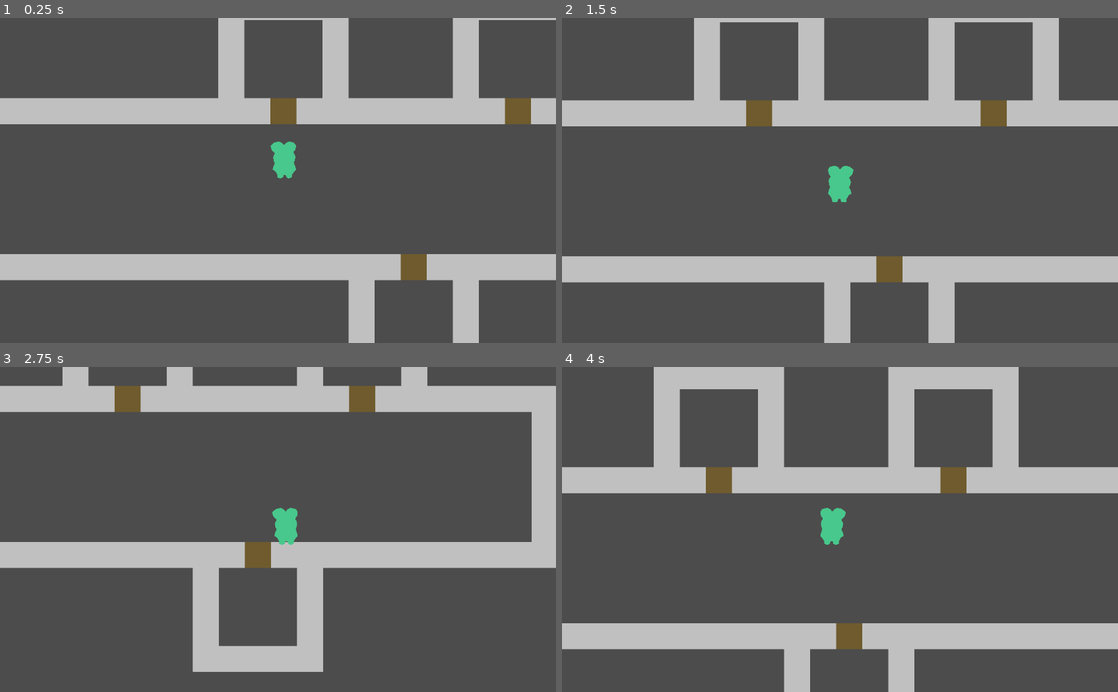
Above: before the commit, frames 1-4 (two rows, left to right).
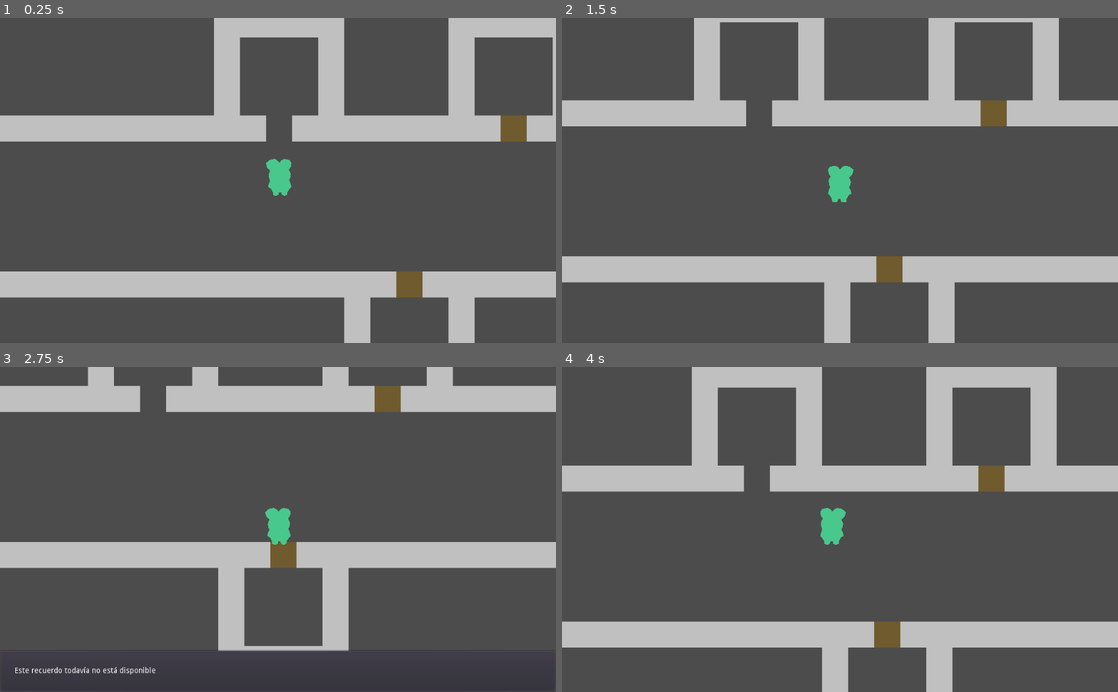
Above: after the commit, the same moments.

Repository: nosemeocurrenada/ggj2023-automatic-octo-cannibal
Game: Godot game, scene res://scenes/consigue_ingrediente_Nostalgia.tscn
Same seed, same stepped clock (60 frames per second), same inputs: the game is played once before the commit and once after it. This scene is started directly instead of the project's main scene. The engine's default icon, where the game draws it, is replaced by a stand-in: a white triangle on a blue panel in a dark square.
Inputs:
- Up to frame 1 (0.25 s): no input
- Up to frame 2 (1.5 s): tap Enter (ui_accept) at 0.5, 0.77 s; hold Right (ui_right) 0.53-1.28 s; hold Down (ui_down) from 1.28 s (still down)
- Up to frame 3 (2.75 s): tap Enter (ui_accept) at 1.52 s; release Down (ui_down) at 2.03 s; hold Right (ui_right) from 2.03 s (still down)
- Up to frame 4 (4 s): release Right (ui_right) at 2.78 s; hold Up (ui_up) 2.78-3.53 s; tap Enter (ui_accept) at 3.02, 3.77 s; hold Left (ui_left) from 3.53 s (still down)

The runs differ from the first frame. In frame 1, 24% of the frame differs, in the area x 0-100%, y 0-100%; in frame 2, 0.4%; in frame 3, 13%; in frame 4, 18%.

Commit message:
Consigue Nostalgia + Entrega Nostalgia

Diff:
--- a/scenes/consigue_ingrediente_Nostalgia.gd
+++ b/scenes/consigue_ingrediente_Nostalgia.gd
@@ -1,20 +1,19 @@
 extends GameScene
 
+func _ready():
+	$backdoors/door.visible = false
 
-# Declare member variables here. Examples:
-# var a = 2
-# var b = "text"
+func _on_portal_to_kitchen_player_entered():
+	get_tree().change_scene("res://scenes/entrega_Nostalgia.tscn")
 
 
-# Called when the node enters the scene tree for the first time.
-func _ready():
-	pass # Replace with function body.
+func _on_opened_door_1_player_entered():
+	yield(dialog('dialog_box', 'La Nostalgia ya está cosechada'), 'done')
 
 
-# Called every frame. 'delta' is the elapsed time since the previous frame.
-#func _process(delta):
-#	pass
+func _on_closed_door_2_player_entered():
+	yield(dialog('dialog_box', 'Este recuerdo todavía no está disponible'), 'done')
 
 
-func _on_portal_to_kitchen_player_entered():
-	pass # Replace with function body.
+func _on_closed_door_3_player_entered():
+	yield(dialog('dialog_box', 'Este recuerdo todavía no está disponible'), 'done')
--- a/scenes/consigue_ingrediente_Nostalgia.tscn
+++ b/scenes/consigue_ingrediente_Nostalgia.tscn
@@ -1,19 +1,34 @@
-[gd_scene load_steps=5 format=2]
+[gd_scene load_steps=6 format=2]
 
 [ext_resource path="res://scenes/consigue_ingrediente_Nostalgia.gd" type="Script" id=1]
 [ext_resource path="res://objects/player_camera.tscn" type="PackedScene" id=2]
 [ext_resource path="res://characters/little_chef.tscn" type="PackedScene" id=3]
 [ext_resource path="res://maps/backdoors.tscn" type="PackedScene" id=4]
+[ext_resource path="res://objects/portal.tscn" type="PackedScene" id=5]
 
 [node name="consigue_ingrediente_Nostalgia" type="Node2D"]
 script = ExtResource( 1 )
 
 [node name="backdoors" parent="." instance=ExtResource( 4 )]
 
+[node name="opened_door_1" parent="backdoors/door" index="2" instance=ExtResource( 5 )]
+position = Vector2( 0, 26 )
+
+[node name="closed_door_2" parent="backdoors/door2" index="2" instance=ExtResource( 5 )]
+position = Vector2( -1, 26 )
+
+[node name="closed_door_3" parent="backdoors/door3" index="2" instance=ExtResource( 5 )]
+position = Vector2( 2, -25 )
+
 [node name="little_chef" parent="." instance=ExtResource( 3 )]
 position = Vector2( 768, 144 )
 
 [node name="player_camera" parent="." instance=ExtResource( 2 )]
-position = Vector2( 480, 1056 )
+position = Vector2( 720, 144 )
+
+[connection signal="player_entered" from="backdoors/portal_to_kitchen" to="." method="_on_portal_to_kitchen_player_entered"]
+[connection signal="player_entered" from="backdoors/door/opened_door_1" to="." method="_on_opened_door_1_player_entered"]
+[connection signal="player_entered" from="backdoors/door2/closed_door_2" to="." method="_on_closed_door_2_player_entered"]
+[connection signal="player_entered" from="backdoors/door3/closed_door_3" to="." method="_on_closed_door_3_player_entered"]
 
 [editable path="backdoors"]
--- a/scenes/consulta_chef_sobre_Nostalgia.tscn
+++ b/scenes/consulta_chef_sobre_Nostalgia.tscn
@@ -5,7 +5,7 @@
 [ext_resource path="res://characters/little_chef.tscn" type="PackedScene" id=3]
 [ext_resource path="res://objects/player_camera.tscn" type="PackedScene" id=4]
 
-[node name="consulta_chef_sobre_X" type="Node2D"]
+[node name="consulta_chef_sobre_Nostalgia" type="Node2D"]
 script = ExtResource( 1 )
 
 [node name="kitchen" parent="." instance=ExtResource( 2 )]
--- a/scenes/encontrar_puerta_nostalgia.gd
+++ b/scenes/encontrar_puerta_nostalgia.gd
@@ -7,3 +7,12 @@
 
 func _on_portal_player_entered():
 	yield(dialog('big_chef', 'ARE YOU READY FOR A JUEGAZO?'), 'done')
+
+
+
+func _on_closed_door_2_player_entered():
+	yield(dialog('dialog_box', 'Este recuerdo todavía no está disponible'), 'done')
+
+
+func _on_closed_door_3_player_entered():
+	yield(dialog('dialog_box', 'Este recuerdo todavía no está disponible'), 'done')
--- a/scenes/encontrar_puerta_nostalgia.tscn
+++ b/scenes/encontrar_puerta_nostalgia.tscn
@@ -11,6 +11,12 @@
 
 [node name="backdoors" parent="." instance=ExtResource( 5 )]
 
+[node name="closed_door_2" parent="backdoors/door2" index="2" instance=ExtResource( 4 )]
+position = Vector2( -1, 23 )
+
+[node name="closed_door_3" parent="backdoors/door3" index="2" instance=ExtResource( 4 )]
+position = Vector2( 2, -27 )
+
 [node name="little_chef" parent="." instance=ExtResource( 1 )]
 position = Vector2( 124, 187 )
 
@@ -20,4 +26,8 @@
 [node name="portal" parent="." instance=ExtResource( 4 )]
 position = Vector2( 768, -48 )
 
+[connection signal="player_entered" from="backdoors/door2/closed_door_2" to="." method="_on_closed_door_2_player_entered"]
+[connection signal="player_entered" from="backdoors/door3/closed_door_3" to="." method="_on_closed_door_3_player_entered"]
 [connection signal="player_entered" from="portal" to="." method="_on_portal_player_entered"]
+
+[editable path="backdoors"]
--- /dev/null
+++ b/scenes/entrega_Nostalgia.gd
@@ -0,0 +1,16 @@
+extends GameScene
+
+
+# Declare member variables here. Examples:
+# var a = 2
+# var b = "text"
+
+
+# Called when the node enters the scene tree for the first time.
+func _ready():
+	pass # Replace with function body.
+
+
+# Called every frame. 'delta' is the elapsed time since the previous frame.
+#func _process(delta):
+#	pass
--- /dev/null
+++ b/scenes/entrega_Nostalgia.tscn
@@ -0,0 +1,17 @@
+[gd_scene load_steps=5 format=2]
+
+[ext_resource path="res://scenes/entrega_Nostalgia.gd" type="Script" id=1]
+[ext_resource path="res://characters/little_chef.tscn" type="PackedScene" id=2]
+[ext_resource path="res://objects/player_camera.tscn" type="PackedScene" id=3]
+[ext_resource path="res://maps/kitchen.tscn" type="PackedScene" id=4]
+
+[node name="Node2D" type="Node2D"]
+script = ExtResource( 1 )
+
+[node name="kitchen" parent="." instance=ExtResource( 4 )]
+
+[node name="little_chef" parent="." instance=ExtResource( 2 )]
+position = Vector2( 720, 0 )
+
+[node name="player_camera" parent="." instance=ExtResource( 3 )]
+position = Vector2( 816, 0 )
--- a/scenes/viejito_pidiendo_Nostalgia.tscn
+++ b/scenes/viejito_pidiendo_Nostalgia.tscn
@@ -1,6 +1,6 @@
 [gd_scene load_steps=6 format=2]
 
-[ext_resource path="res://scenes/viejito_pidiendo_X.gd" type="Script" id=1]
+[ext_resource path="res://scenes/viejito_pidiendo_nostalgia.gd" type="Script" id=1]
 [ext_resource path="res://characters/little_chef.tscn" type="PackedScene" id=2]
 [ext_resource path="res://objects/player_camera.tscn" type="PackedScene" id=3]
 [ext_resource path="res://characters/viejito.tscn" type="PackedScene" id=4]
Renamed: scenes/viejito_pidiendo_X.gd -> scenes/viejito_pidiendo_nostalgia.gd
